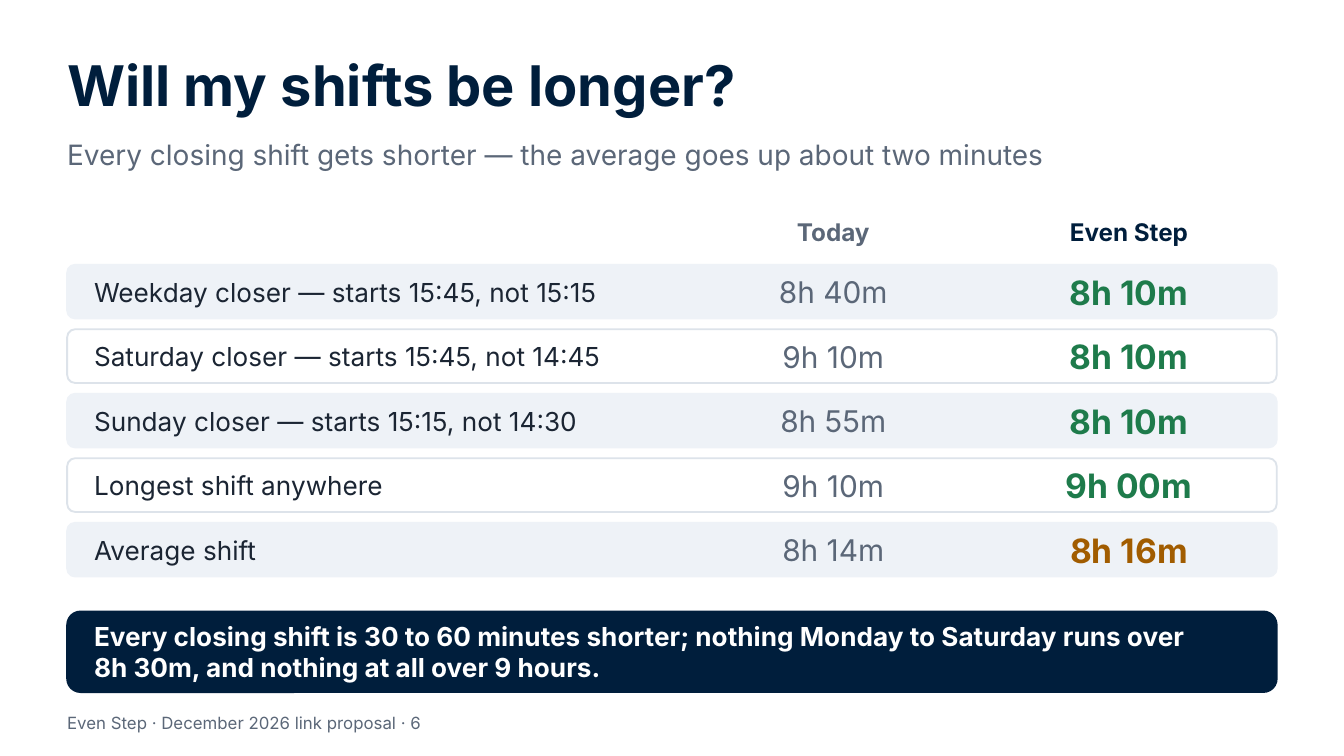
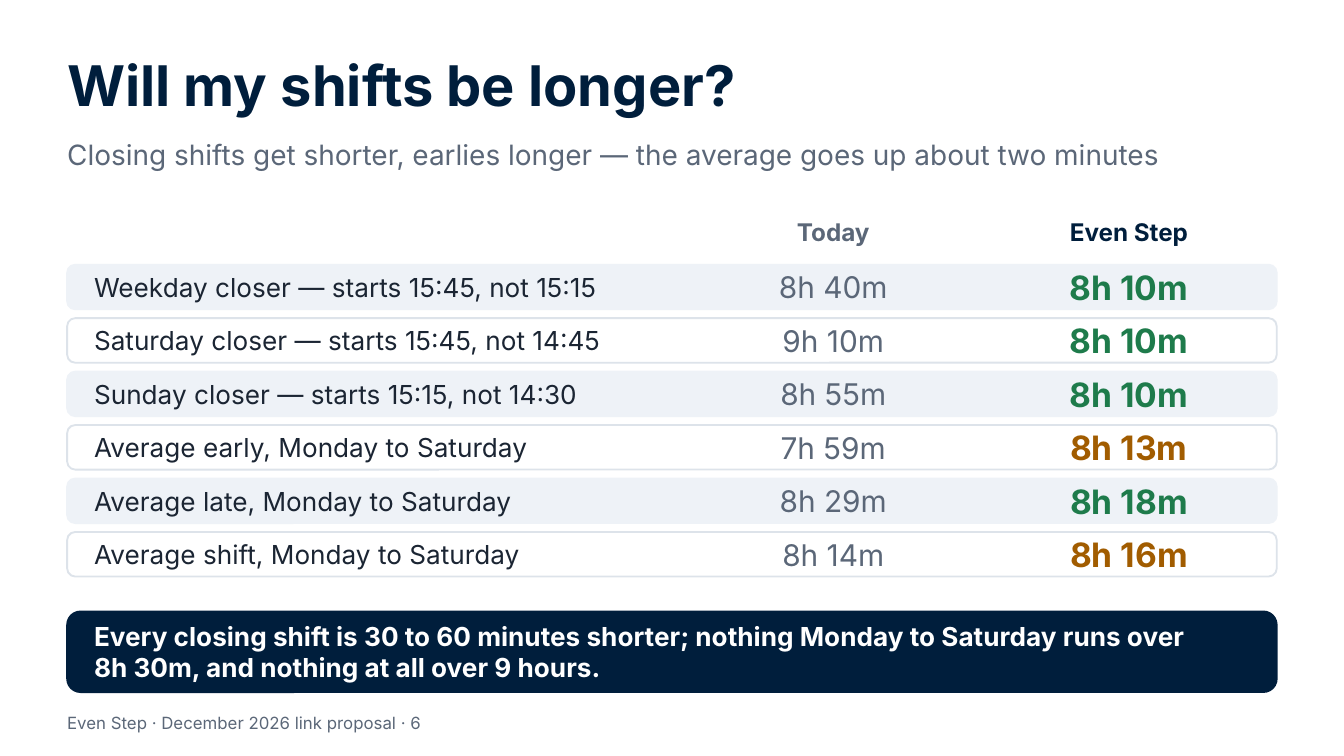
Before and after one commit to Garethdavidmiller/roster-app, a slide deck: slide 6 of docs/links-26/presentations/Even-Step-for-colleagues.pptx. Drawn at 1344x756 pixels with LibreOffice and Linux fonts; fonts in the diff are those of the drawing. Boxes give left, top, right and bottom in pixels: in the first picture for what was removed or moved away, otherwise in the second. Text is boxed around its words. In the diff, an @@ line names an element or a change of style, - is before the commit and + after.

```diff
--- a/docs/links-26/presentations/Even-Step-for-colleagues.pptx
+++ b/docs/links-26/presentations/Even-Step-for-colleagues.pptx
@@ text at <box>67,143,1158,171</box>: text changed @@
-Every closing shift gets shorter — the average goes up about two minutes
+Closing shifts get shorter, earlies longer — the average goes up about two minutes
@@ rounded rectangle: place and size @@
-rounded rectangle at <box>67,265,1277,319</box>
+rounded rectangle at <box>67,265,1277,309</box>
@@ text "Weekday closer — starts 15:45, ...": place and size @@
-text "Weekday closer — starts 15:45, ..." at <box>94,283,596,308</box>
+text "Weekday closer — starts 15:45, ..." at <box>94,278,596,303</box>
@@ text "8h 40m": place and size @@
-text "8h 40m" at <box>779,281,887,303</box>
+text "8h 40m" at <box>779,276,887,298</box>
@@ text "8h 10m": place and size @@
-text "8h 10m" at <box>1070,280,1188,306</box>
+text "8h 10m" at <box>1070,275,1188,301</box>
@@ rounded rectangle: place and size @@
-rounded rectangle at <box>67,329,1277,383</box>
+rounded rectangle at <box>67,319,1277,363</box>
@@ text "Saturday closer — starts 15:45, ...": place and size @@
-text "Saturday closer — starts 15:45, ..." at <box>94,346,600,372</box>
+text "Saturday closer — starts 15:45, ..." at <box>94,330,600,356</box>
@@ text "9h 10m": place and size @@
-text "9h 10m" at <box>782,346,884,369</box>
+text "9h 10m" at <box>782,330,884,353</box>
@@ text "8h 10m": place and size @@
-text "8h 10m" at <box>1070,344,1188,370</box>
+text "8h 10m" at <box>1070,328,1188,354</box>
@@ rounded rectangle: place and size @@
-rounded rectangle at <box>67,394,1277,448</box>
+rounded rectangle at <box>67,372,1277,417</box>
@@ text "Sunday closer — starts 15:15, ...": place and size @@
-text "Sunday closer — starts 15:15, ..." at <box>94,411,577,437</box>
+text "Sunday closer — starts 15:15, ..." at <box>94,384,577,410</box>
@@ text "8h 55m": place and size @@
-text "8h 55m" at <box>780,410,886,432</box>
+text "8h 55m" at <box>780,383,886,405</box>
@@ text "8h 10m": place and size @@
-text "8h 10m" at <box>1070,409,1188,435</box>
+text "8h 10m" at <box>1070,382,1188,408</box>
@@ rounded rectangle: place and size @@
-rounded rectangle at <box>67,458,1277,512</box>
+rounded rectangle at <box>67,425,1277,469</box>
@@ text at <box>94,437,527,463</box>: text changed @@
-Longest shift anywhere
+Average early, Monday to Saturday
@@ text at <box>781,437,885,460</box>: text changed @@
-9h 10m
+7h 59m
@@ text at <box>1070,435,1188,461</box>: text changed; text colour #1E7B4B to #A15C00 @@
-9h 00m
+8h 13m
@@ proportions changed in 5 elements at <box>67,265,1277,309</box>, <box>67,319,1277,363</box>, <box>67,372,1277,417</box>, <box>67,425,1277,469</box>, <box>67,478,1277,523</box> @@
@@ rounded rectangle: place and size @@
-rounded rectangle at <box>67,523,1277,577</box>
+rounded rectangle at <box>67,478,1277,523</box>
@@ text at <box>94,491,511,517</box>: text changed @@
-Average shift
+Average late, Monday to Saturday
@@ text added at <box>780,490,887,512</box>, 16 pt, text #5B6778 @@
+8h 29m
@@ text added at <box>1070,489,1188,515</box>, 18 pt, text #1E7B4B, bold @@
+8h 18m
@@ rounded rectangle added at <box>67,532,1277,577</box>, fill #FFFFFF, outline #DDE3EA 1 pt @@
@@ text "8h 14m": place and size @@
-text "8h 14m" at <box>782,539,884,561</box>
+text "8h 14m" at <box>782,544,884,567</box>
@@ text "8h 16m": place and size @@
-text "8h 16m" at <box>1070,538,1188,564</box>
+text "8h 16m" at <box>1070,542,1188,568</box>
@@ text added at <box>94,544,519,570</box>, 14 pt, text #1B2533 @@
+Average shift, Monday to Saturday
```
Also in this commit, not shown: 1 other slide changed, 19 other files.
